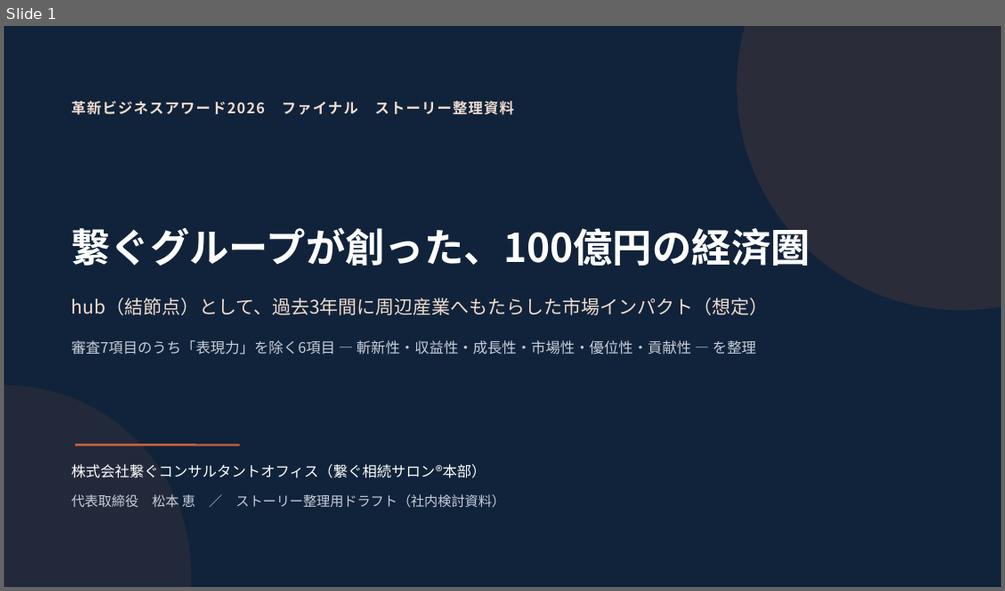
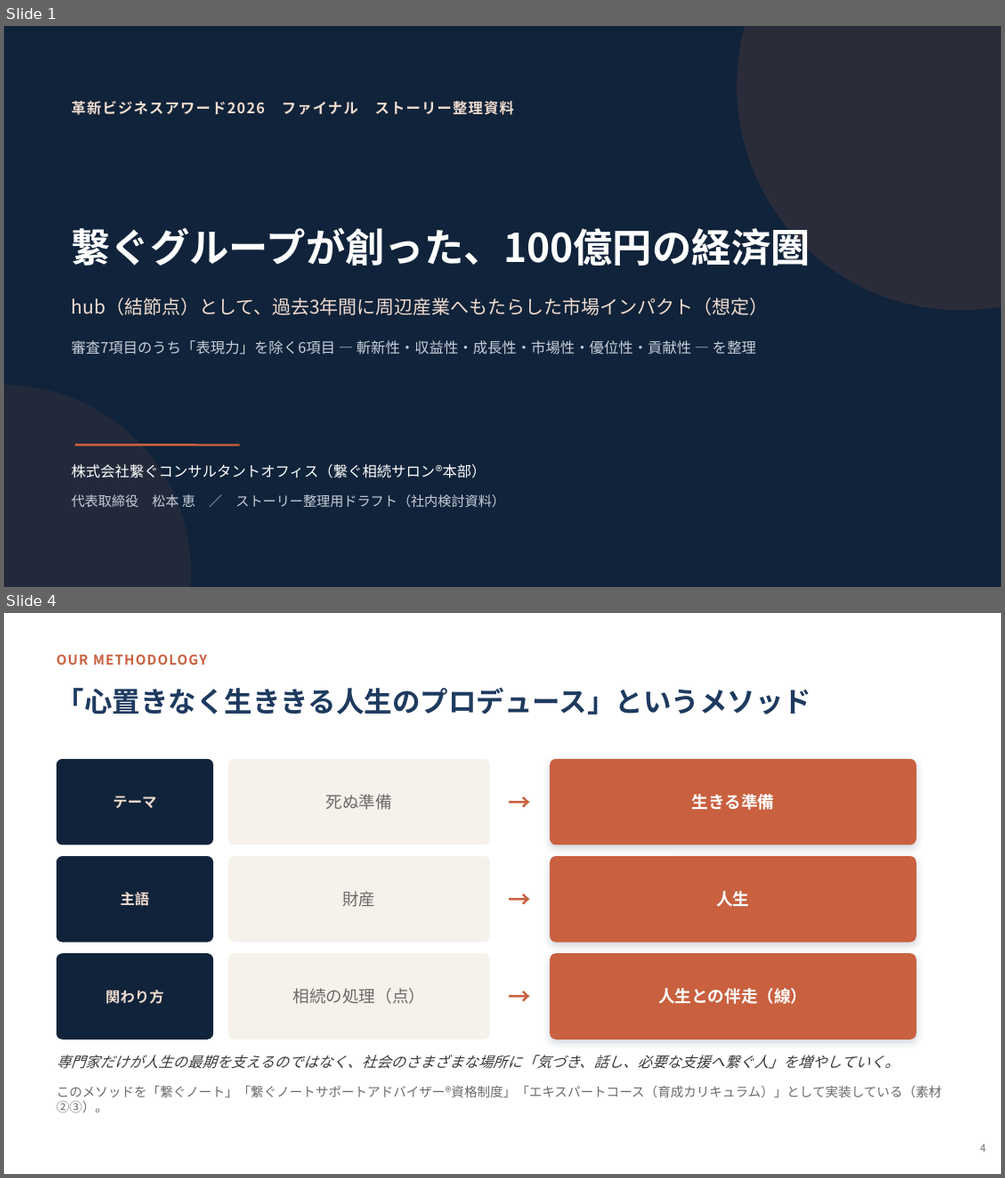
Before and after one commit to Megu124/tsunagusouzoku, a slide deck: manuscript/革新ビジネスアワード2026_ファイナル_100億市場ストーリー整理.pptx. Shown one above the other, each under a label of ours: slide 1 before the commit, slides 1 and 4 after it; the slides between them are not shown. The pictures are 1005x591 and 1005x1178 pixels, drawn with LibreOffice and Linux fonts; fonts in the diff are those of the drawing. Boxes give left, top, right and bottom in pixels: in the first picture for what was removed or moved away, otherwise in the second. Text is boxed around its words. In the diff, an @@ line names an element or a change of style, - is before the commit and + after.

```diff
--- a/manuscript/革新ビジネスアワード2026_ファイナル_100億市場ストーリー整理.pptx
+++ b/manuscript/革新ビジネスアワード2026_ファイナル_100億市場ストーリー整理.pptx
@@ slide 4 added at [4, 613, 1001, 1174], background #FFFFFF @@
@@ text added at [57, 654, 207, 665], 13 pt, text #C9603F, bold @@
+OUR METHODOLOGY
@@ text added at [57, 687, 811, 714], 27 pt, text #1E3A5F, bold @@
+「心置きなく生ききる人生のプロデュース」というメソッド
@@ rounded rectangle added at [57, 759, 213, 844], fill #10233A @@
@@ rounded rectangle added at [228, 759, 490, 844], fill #F6F1EA @@
@@ text added at [490, 759, 550, 844], 22 pt, text #C9603F, bold @@
+→
@@ rounded rectangle added at [550, 759, 916, 844], fill #C9603F @@
@@ text added at [113, 795, 156, 808], 14 pt, text #F1DCCF, bold @@
+テーマ
@@ text added at [326, 794, 392, 810], 16 pt, text #6B6B6B @@
+死ぬ準備
@@ text added at [692, 794, 775, 810], 16 pt, text #FFFFFF, bold @@
+生きる準備
@@ rounded rectangle added at [57, 856, 213, 942], fill #10233A @@
@@ rounded rectangle added at [228, 856, 490, 942], fill #F6F1EA @@
@@ text added at [490, 856, 550, 942], 22 pt, text #C9603F, bold @@
+→
@@ rounded rectangle added at [550, 856, 916, 942], fill #C9603F @@
@@ text added at [121, 892, 150, 906], 14 pt, text #F1DCCF, bold @@
+主語
@@ text added at [342, 891, 375, 907], 16 pt, text #6B6B6B @@
+財産
@@ text added at [716, 891, 749, 907], 16 pt, text #FFFFFF, bold @@
+人生
@@ rounded rectangle added at [57, 953, 213, 1039], fill #10233A @@
@@ rounded rectangle added at [228, 953, 490, 1039], fill #F6F1EA @@
@@ text added at [490, 953, 550, 1039], 22 pt, text #C9603F, bold @@
+→
@@ rounded rectangle added at [550, 953, 916, 1039], fill #C9603F @@
@@ text added at [105, 989, 163, 1004], 14 pt, text #F1DCCF, bold @@
+関わり方
@@ text added at [292, 988, 425, 1004], 16 pt, text #6B6B6B @@
+相続の処理（点）
@@ text added at [658, 988, 807, 1004], 16 pt, text #FFFFFF, bold @@
+人生との伴走（線）
@@ text added at [57, 1054, 899, 1069], 14 pt, text #3A3A3A, italic @@
+専門家だけが人生の最期を支えるのではなく、社会のさまざまな場所に「気づき、話し、必要な支援へ繋ぐ人」を増やしていく。
@@ text added at [57, 1085, 942, 1112], 12.5 pt, text #6B6B6B @@
+このメソッドを「繋ぐノート」「繋ぐノートサポートアドバイザー®資格制度」「エキスパートコース（育成カリキュラム）」として実装している（素材②③）。
@@ text added at [980, 1143, 986, 1151], 10 pt, text #6B6B6B @@
+4
```
Also in this commit, not shown: 10 slides changed, 2 other slides added, 1 other file.
